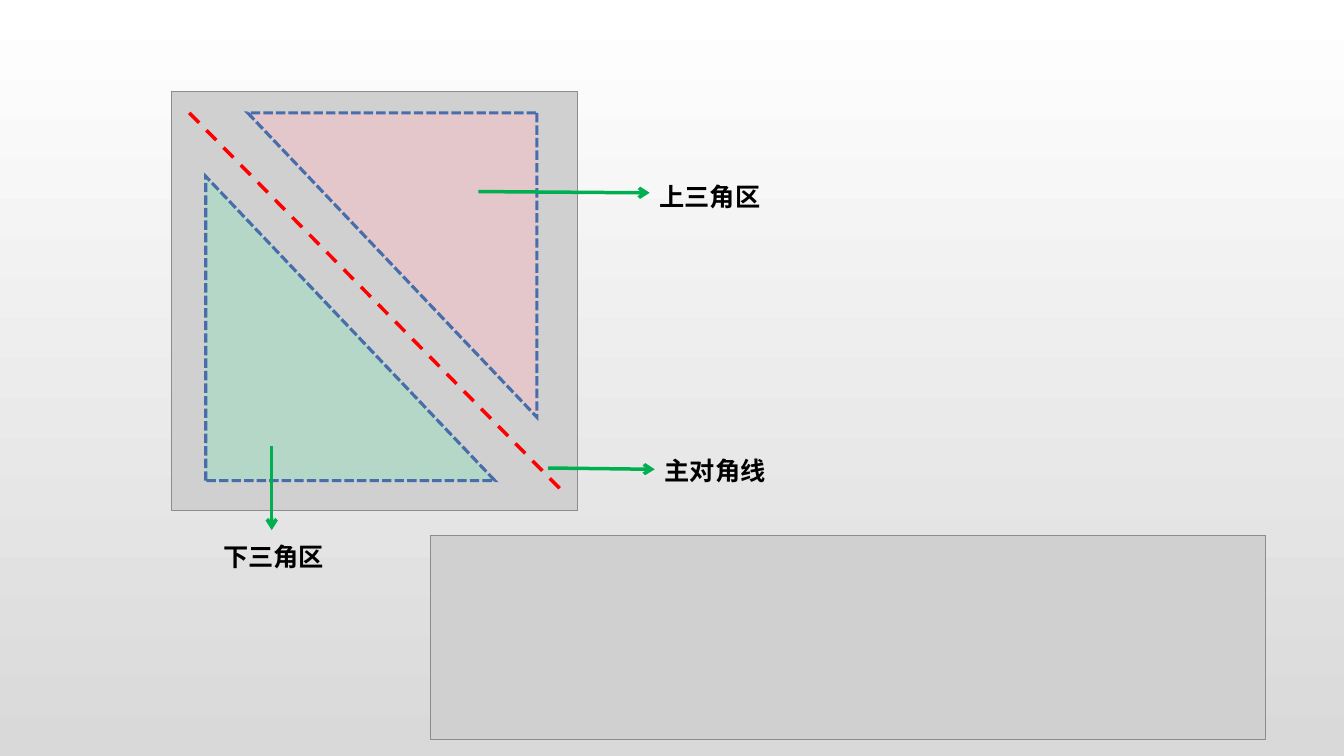
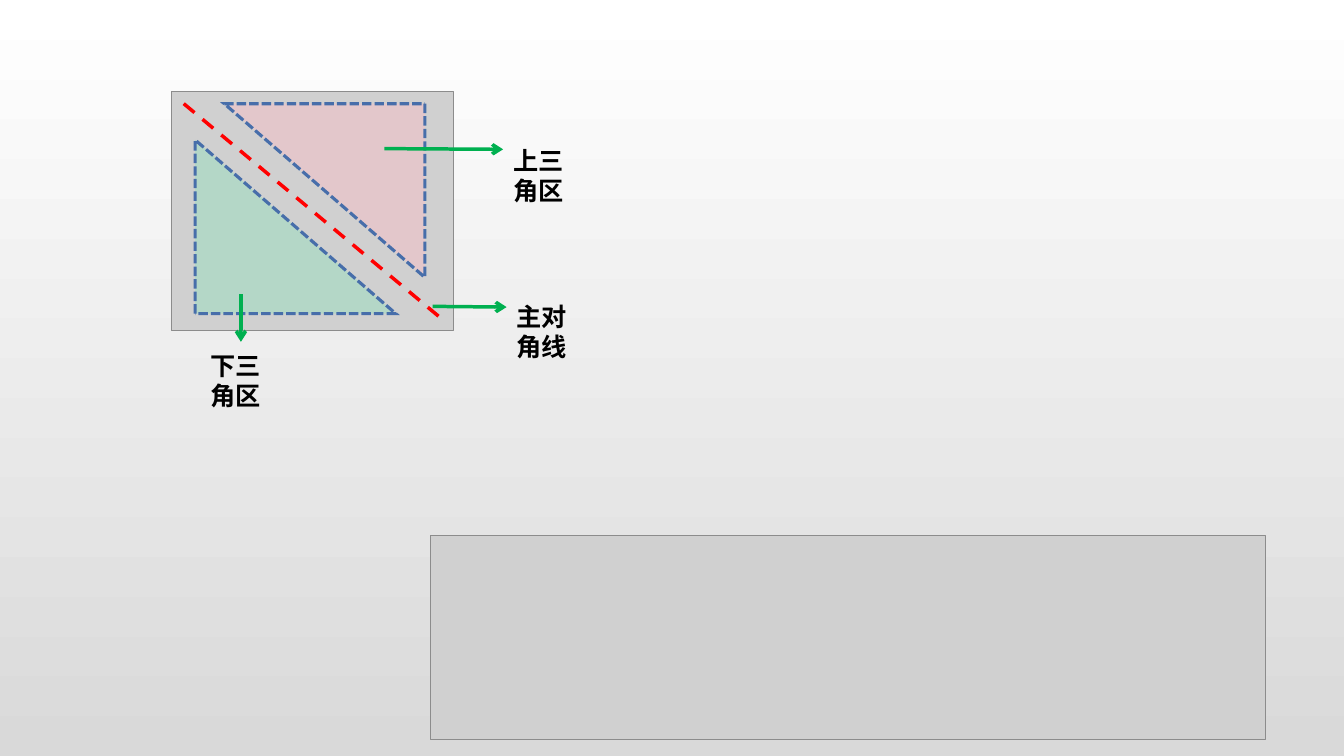
Before and after one commit to jk2020214154/Data_Structure_Code, a slide deck: slide 3 of 第三章 栈、队列和数组/3.4 数组和特殊矩阵/数组与稀疏矩阵.pptx. Drawn at 1344x756 pixels with LibreOffice and Linux fonts; fonts in the diff are those of the drawing; grey boxes stand for pictures. Boxes give left, top, right and bottom in pixels: in the first picture for what was removed or moved away, otherwise in the second. Text is boxed around its words. In the diff, an @@ line names an element or a change of style, - is before the commit and + after.

```diff
--- a/第三章 栈、队列和数组/3.4 数组和特殊矩阵/数组与稀疏矩阵.pptx
+++ b/第三章 栈、队列和数组/3.4 数组和特殊矩阵/数组与稀疏矩阵.pptx
@@ picture: place and size @@
-picture at (171,92,578,511)
+picture at (171,92,454,332)
@@ line moved from (190, 113) - (563, 491) to (184, 104) - (443, 320) @@
@@ right triangle: place and size @@
-right triangle at (248,113,537,417)
+right triangle at (224,104,424,277)
@@ right triangle: place and size @@
-right triangle at (206,176,495,481)
+right triangle at (196,140,396,314)
@@ arrow moved from (479, 192) - (650, 193) to (384, 148) - (503, 149) @@
@@ text "上三角区" rewrapped from (660,184,761,209) to (513,149,563,203) @@
@@ arrow moved from (272, 447) - (272, 530) to (241, 294) - (241, 342) @@
@@ text "主对角线" rewrapped from (665,458,766,483) to (517,304,567,359) @@
@@ arrow moved from (548, 468) - (655, 470) to (433, 307) - (507, 308) @@
@@ text "下三角区" rewrapped from (223,544,324,569) to (210,355,260,408) @@
```
Also in this commit, not shown: 1 other file.
